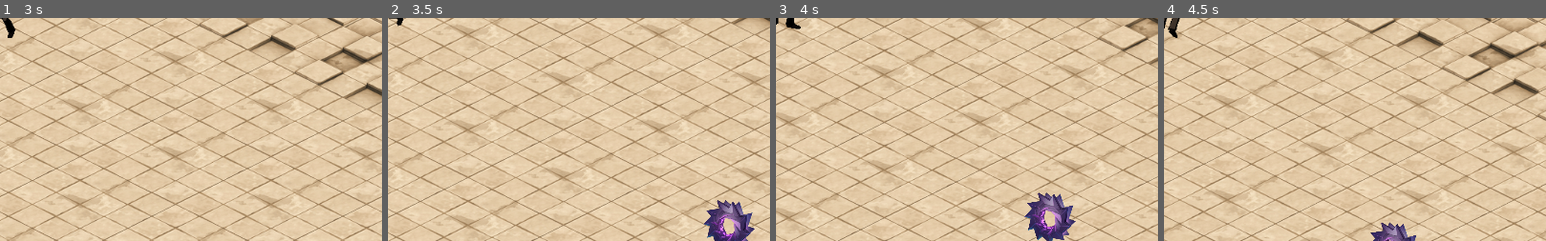
Above: before the commit, frames 1-4 (left to right).
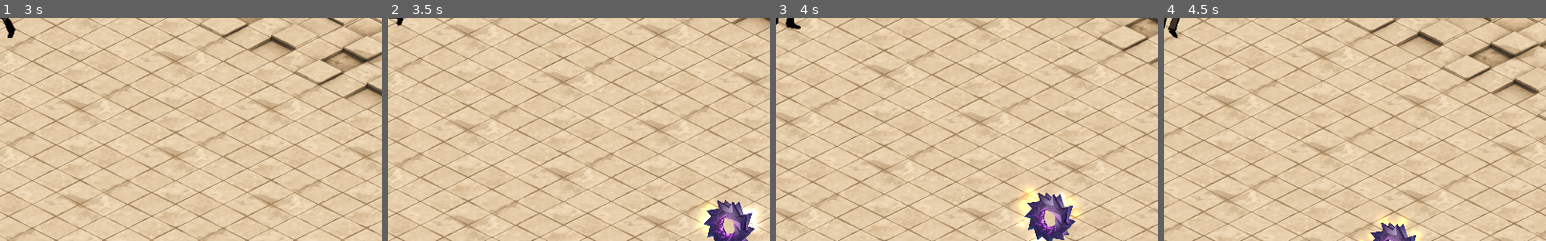
Above: after the commit, the same moments.

Repository: Attila772/Shade
Game: Godot game, scene res://Props/MainMenu.tscn
Two runs of this game, one before a commit and one after it. Both use one fixed random seed, a clock stepped at 60 frames per second and the inputs below. The project has no main scene, so this scene is started directly. Video files are missing from this copy of the repository; at most half a second of black plays in their place.
Inputs (mouse positions are % of the whole screen's width and height, from its top left):
- Up to frame 1 (3 s): click (46, 25) at 0.5 s; click "TEST GAME" at 1.25 s; tap Enter at 2 s; hold Right (ui_right) 2.03-2.78 s; hold E (interact) 2.03-2.78 s; hold Down (ui_down) from 2.78 s (still down); tap E (interact) at 2.85 s
- Up to frame 2 (3.5 s): keep holding Down (ui_down)
- Up to frame 3 (4 s): release Down (ui_down) at 3.53 s; hold Right (ui_right) from 3.53 s (still down); hold E (interact) from 3.53 s (still down)
- Up to frame 4 (4.5 s): release Right (ui_right) at 4.28 s; release E (interact) at 4.28 s; hold Up (ui_up) from 4.28 s (still down); tap E (interact) at 4.35 s
The pictures show only the part of the screen within x 49-99%, y 50-100%; the shares and areas given below are measured in that part.

Frame 1 is identical in both runs. In frame 2, 0.7% of the frame differs, in the area x 80-98%, y 82-98%; in frame 3, 1.0%, in the area x 63-80%, y 75-100%; in frame 4, 0.4%.

Commit message:
Sound effects
Artifact particle, and sound effects

Diff:
--- a/Props/Artifact.gd
+++ b/Props/Artifact.gd
@@ -18,10 +18,13 @@
 	var dist = pow(pow(x,2)+pow(y,2),0.5)
 	print(dist)
 	if dist < 100:
+		if !$Sparkle.playing and visible:
+			$Sparkle.play()
 		$Label.visible = true
 		if Input.is_action_pressed("interact"):
 			visible=false
-			$AudioStreamPlayer2D.play()
+			$Sparkle.stop()
+			$Pickup_sound.play()
 			$CollisionPolygon2D.disabled = true
 			get_parent().get_node("Player").HasTreasure = true
 	else:
--- a/Props/Artifact.tscn
+++ b/Props/Artifact.tscn
@@ -1,19 +1,61 @@
-[gd_scene load_steps=6 format=2]
+[gd_scene load_steps=12 format=2]
 
 [ext_resource path="res://Props/letöltés.png" type="Texture" id=1]
 [ext_resource path="res://Props/Artifact.gd" type="Script" id=2]
 [ext_resource path="res://Sounds/456965__funwithsound__short-success-sound-glockenspiel-treasure-video-game.wav" type="AudioStream" id=3]
+[ext_resource path="res://Resources/floaty_32.png" type="Texture" id=4]
+[ext_resource path="res://Sounds/Sparkle.wav" type="AudioStream" id=5]
 
-[sub_resource type="DynamicFontData" id=1]
+[sub_resource type="CanvasItemMaterial" id=1]
+blend_mode = 1
+particles_animation = true
+particles_anim_h_frames = 7
+particles_anim_v_frames = 7
+particles_anim_loop = true
+
+[sub_resource type="Gradient" id=2]
+offsets = PoolRealArray( 0.0888889, 0.511111, 1 )
+colors = PoolColorArray( 0.903809, 0.898571, 0.879095, 1, 0.919434, 0.745142, 0.0969715, 1, 0.884277, 0.509674, 0.0449047, 1 )
+
+[sub_resource type="GradientTexture" id=3]
+gradient = SubResource( 2 )
+
+[sub_resource type="ParticlesMaterial" id=4]
+emission_shape = 1
+emission_sphere_radius = 35.15
+flag_disable_z = true
+direction = Vector3( 0.5, 0, 0 )
+spread = 90.0
+gravity = Vector3( 0, -40, 0 )
+angular_velocity = 44.76
+angular_velocity_random = 1.0
+orbit_velocity = 0.0
+orbit_velocity_random = 0.0
+angle = 100.0
+angle_random = 1.0
+scale = 2.0
+scale_random = 1.0
+color_ramp = SubResource( 3 )
+anim_speed = 0.3
+anim_speed_random = 0.39
+anim_offset = 0.33
+anim_offset_random = 0.63
+
+[sub_resource type="DynamicFontData" id=5]
 font_path = "res://Resources/Queen of Camelot 2.0 demo.otf"
 
-[sub_resource type="DynamicFont" id=2]
+[sub_resource type="DynamicFont" id=6]
 size = 50
-font_data = SubResource( 1 )
+font_data = SubResource( 5 )
 
 [node name="CollisionTest" type="StaticBody2D"]
 input_pickable = true
 script = ExtResource( 2 )
+
+[node name="Particles2D" type="Particles2D" parent="."]
+material = SubResource( 1 )
+process_material = SubResource( 4 )
+texture = ExtResource( 4 )
 
 [node name="Sprite" type="Sprite" parent="."]
 position = Vector2( 0.262016, -1.10622 )
@@ -31,13 +73,19 @@
 margin_top = -88.7669
 margin_right = -2.04745
 margin_bottom = -22.7669
-custom_fonts/font = SubResource( 2 )
+custom_fonts/font = SubResource( 6 )
 custom_colors/font_color = Color( 0.0235294, 0.984314, 0.129412, 1 )
 text = "E"
 __meta__ = {
 "_edit_use_anchors_": false
 }
 
-[node name="AudioStreamPlayer2D" type="AudioStreamPlayer2D" parent="."]
+[node name="Pickup_sound" type="AudioStreamPlayer2D" parent="."]
 stream = ExtResource( 3 )
 volume_db = 9.087
+
+[node name="Sparkle" type="AudioStreamPlayer2D" parent="."]
+stream = ExtResource( 5 )
+volume_db = 6.058
+autoplay = true
+attenuation = 24.2515
--- a/Props/Button3.gd
+++ b/Props/Button3.gd
@@ -8,10 +8,13 @@
 
 # Called when the node enters the scene tree for the first time.
 func _ready():
+	connect("pressed",self,"button_pressed")
 	modulate.a = 0.5
 	pass # Replace with function body.
 
 
+func button_pressed():
+	get_tree().quit()
 # Called every frame. 'delta' is the elapsed time since the previous frame.
 #func _process(delta):
 #	pass
--- /dev/null
+++ b/Props/Sparkle.gd
@@ -0,0 +1,13 @@
+extends AudioStreamPlayer2D
+
+
+# Declare member variables here. Examples:
+# var a = 2
+# var b = "text"
+
+
+# Called when the node enters the scene tree for the first time.
+func _ready():
+
+
+	pass # Replace with function body.
Not shown, added: Resources/554312__opticaillusions__sparkly.wav.import
Binary file added: Resources/floaty_32.png
Not shown, added: Resources/floaty_32.png.import
Not shown, added: Sounds/Sparkle.wav.import
Not shown, added: Sounds/Sparkle.wav
